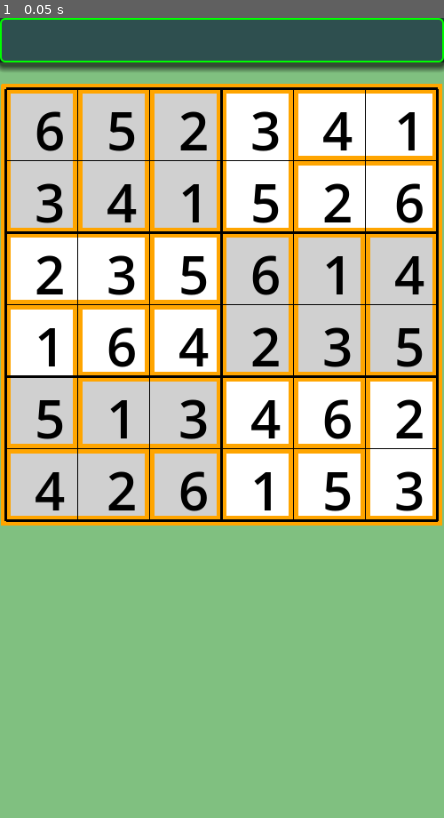
Above: before the commit, frame 1.
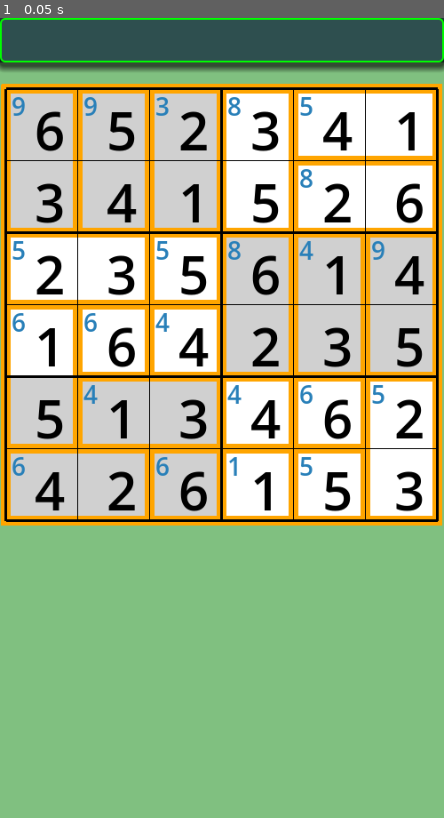
Above: after the commit, the same moment.

Repository: vivisuke/GD4KillerSudoku6
Game: Godot game, scene res://main_scene.tscn
Two runs of this game, one before a commit and one after it. Both use one fixed random seed, a clock stepped at 60 frames per second and the inputs below.
Inputs:
- Up to frame 1 (0.05 s): no input

The runs differ from the first frame. In frame 1, 0.9% of the frame differs, in the area x 2-87%, y 9-58%.

Commit message:
0017 ◎ C 04/05 04/05 0.001│ToDo│ケージ左上に合計表示

Diff:
--- a/GD4KillerSudoku6/scripts/main_scene.gd
+++ b/GD4KillerSudoku6/scripts/main_scene.gd
@@ -493,9 +493,9 @@
 		for k in range(lst.size()):
 			sum += bit_to_num(cell_bit[lst[k]])
 		item[CAGE_SUM] = sum
-		#print(cage_list[ix])
-		#if sum != 0:
-		#	cage_labels[lst.min()].text = String(sum)
+		print(cage_list[ix])
+		if sum != 0:
+			cage_labels[lst.min()].text = "%d" % sum
 		#for k in range(lst.size()): cage_ix[lst[k]] = ix
 	quest_cages = cage_list
 	$Board/CageGrid.cage_ix = cage_ix
Not shown, changed: GD4KillerSudoku6.spr
